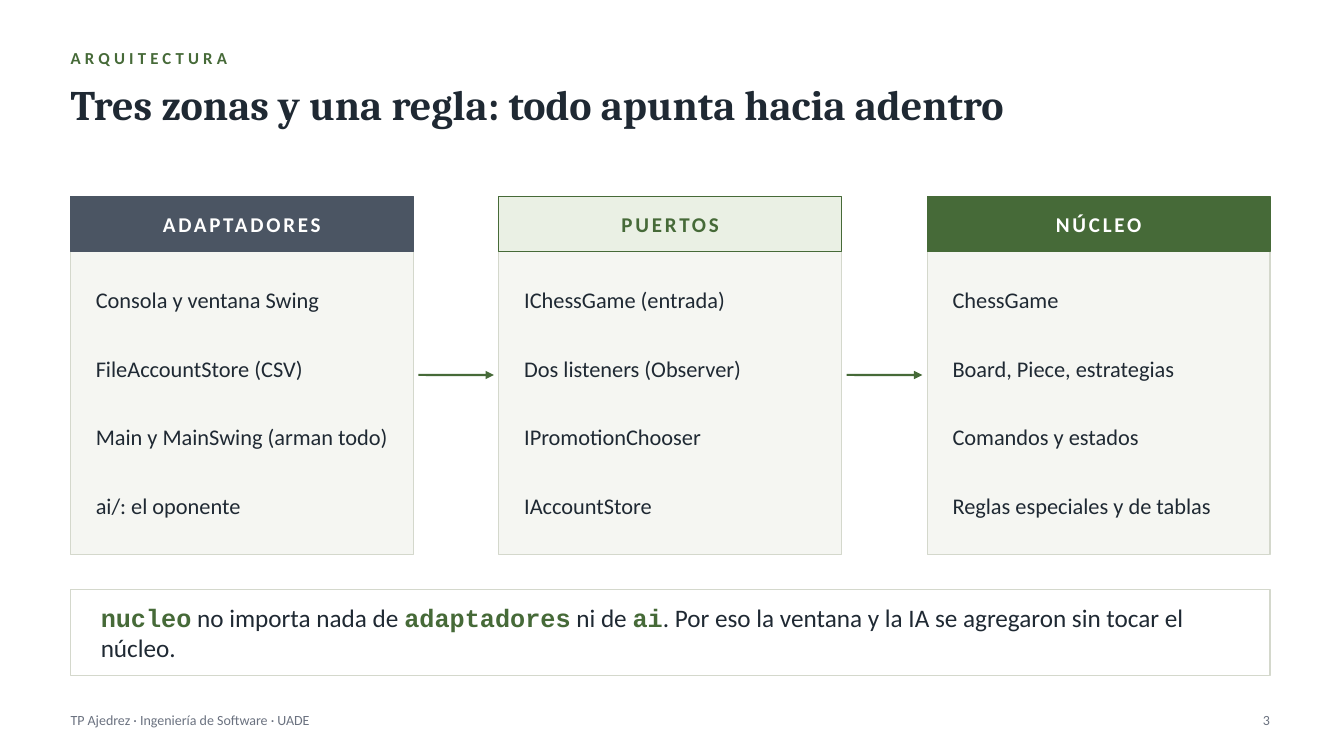
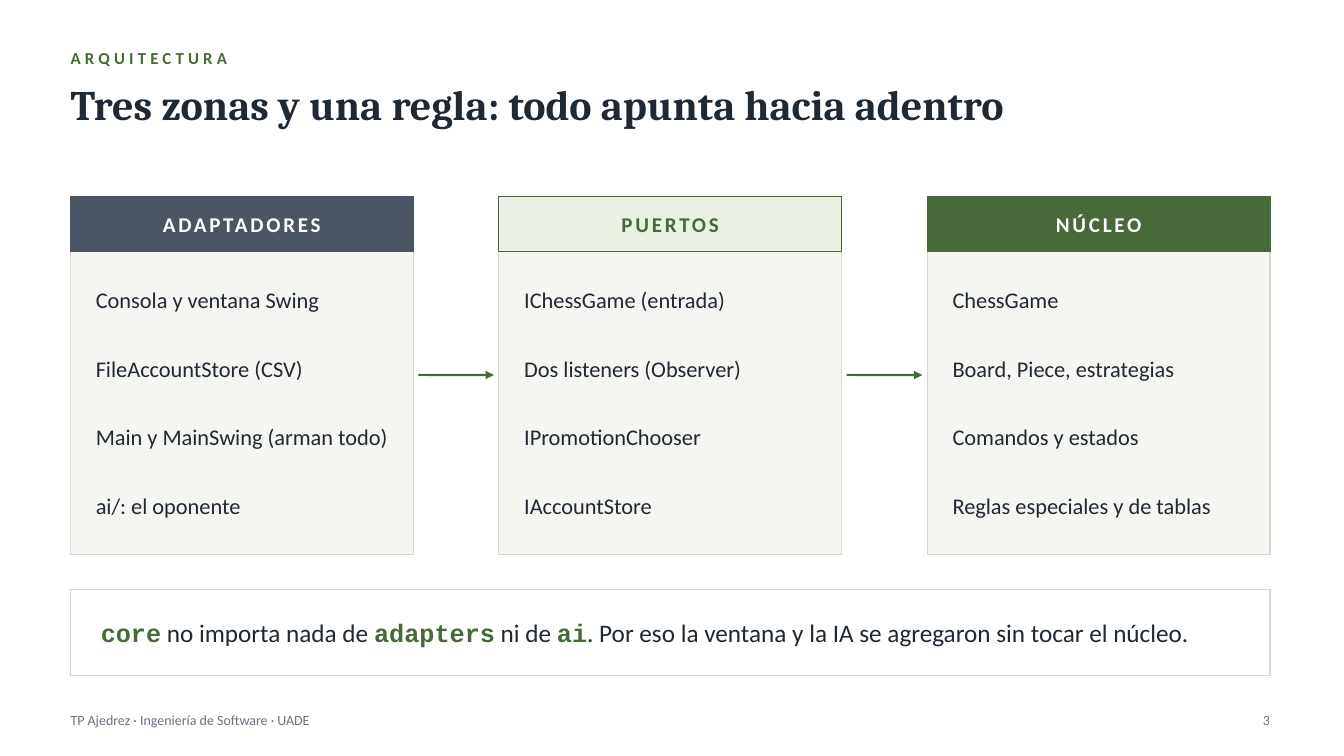
Before and after one commit to Ogstra/tp-ajedrez, a slide deck: slide 3 of docs/presentacion.pptx. Drawn at 1344x756 pixels with LibreOffice and Linux fonts; fonts in the diff are those of the drawing. Boxes give left, top, right and bottom in pixels: in the first picture for what was removed or moved away, otherwise in the second. Text is boxed around its words. In the diff, an @@ line names an element or a change of style, - is before the commit and + after.

```diff
--- a/docs/presentacion.pptx
+++ b/docs/presentacion.pptx
@@ text at <box>101,624,1188,648</box>: text changed @@
-nucleo no importa nada de adaptadores ni de ai. Por eso la ventana y la IA se agregaron sin tocar el núcleo.
+core no importa nada de adapters ni de ai. Por eso la ventana y la IA se agregaron sin tocar el núcleo.
```
Also in this commit, not shown: 3 other slides changed, 17 other files.
